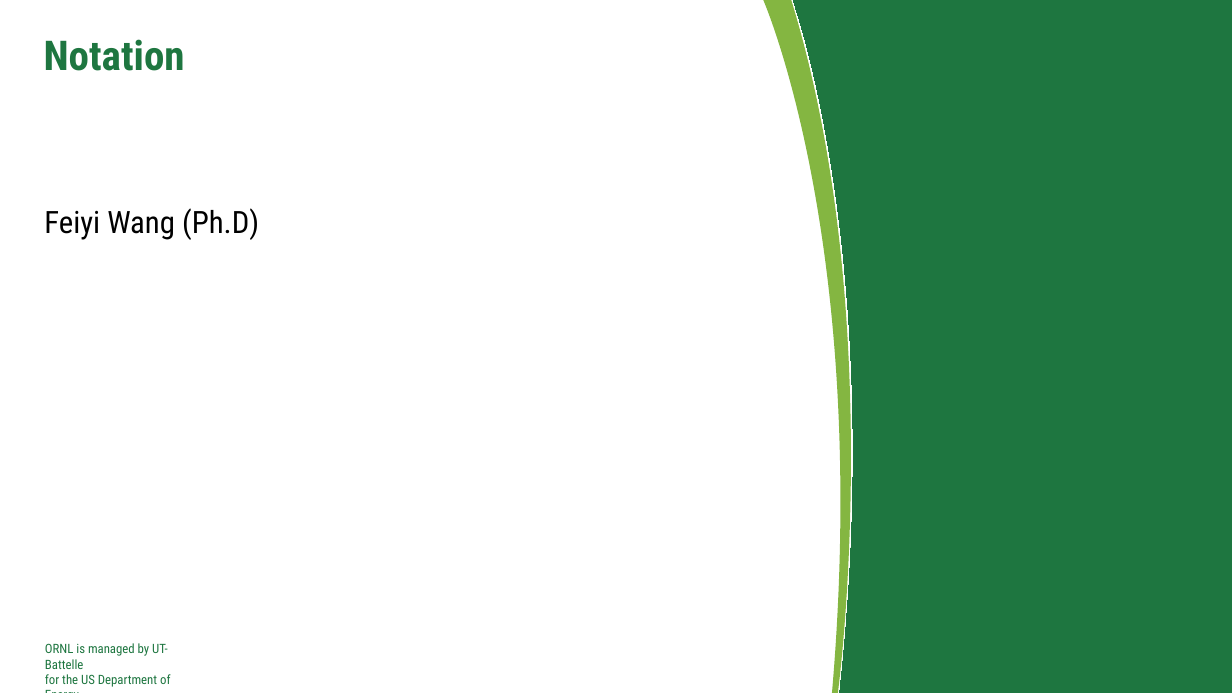
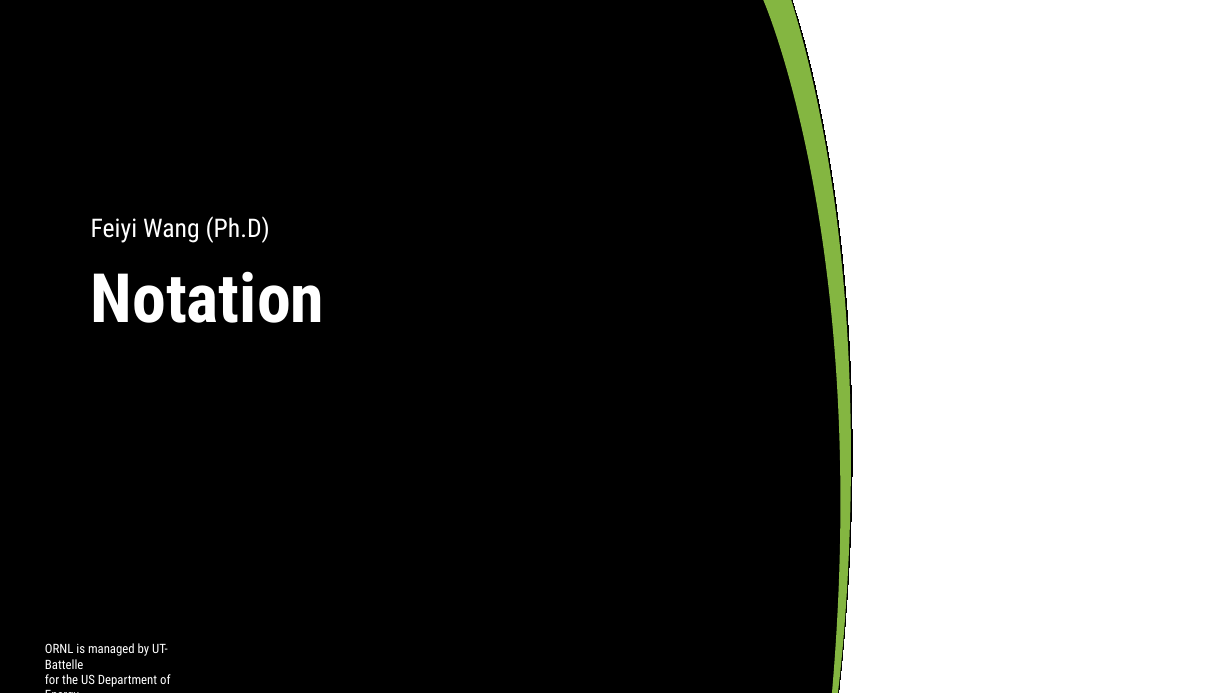
Before and after one commit to fwang2/ML, a slide deck: slide 1 of Slides/Lec-02-1-Notation.pptx. Drawn at 1232x693 pixels with LibreOffice and Linux fonts; fonts in the diff are those of the drawing; background and template pictures are left out. Boxes give left, top, right and bottom in pixels: in the first picture for what was removed or moved away, otherwise in the second. Text is boxed around its words. In the diff, an @@ line names an element or a change of style, - is before the commit and + after.

```diff
--- a/Slides/Lec-02-1-Notation.pptx
+++ b/Slides/Lec-02-1-Notation.pptx
@@ background #FFFFFF to #000000 @@
@@ freeform shape at (793, 0, 1232, 693): fill #1E7640 to #FFFFFF; outline #1E7640 0.75 pt to #FFFFFF 0.75 pt @@
@@ subtitle "Feiyi Wang (Ph.D)": place and size @@
-subtitle "Feiyi Wang (Ph.D)" at (44, 208, 259, 240)
+subtitle "Feiyi Wang (Ph.D)" at (91, 216, 270, 243)
@@ subtitle "Feiyi Wang (Ph.D)" at (91, 216, 270, 243): size 24 to 20 pt, text colour #000000 to #FFFFFF; vertical alignment top to bottom @@
@@ title "Notation": place and size @@
-title "Notation" at (44, 39, 185, 71)
+title "Notation" at (91, 271, 325, 323)
@@ title "Notation" at (91, 271, 325, 323): size 32 to 53 pt, text colour #1E7640 to #FFFFFF @@
@@ text "ORNL is managed by UT-Battelle ..." at (45, 643, 170, 687): text colour #1E7640 to #FFFFFF @@
```
Also in this commit, not shown: 18 other files.
